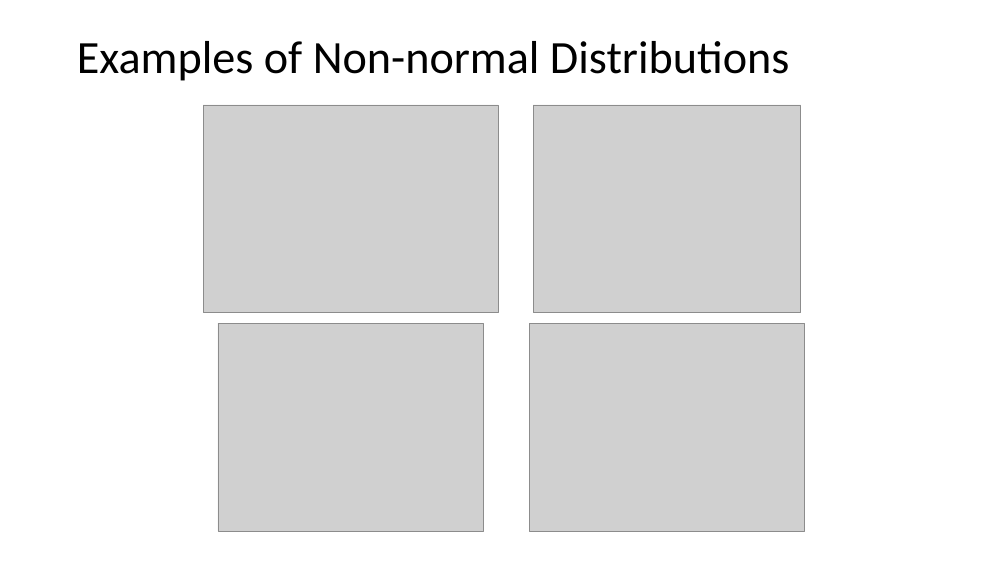
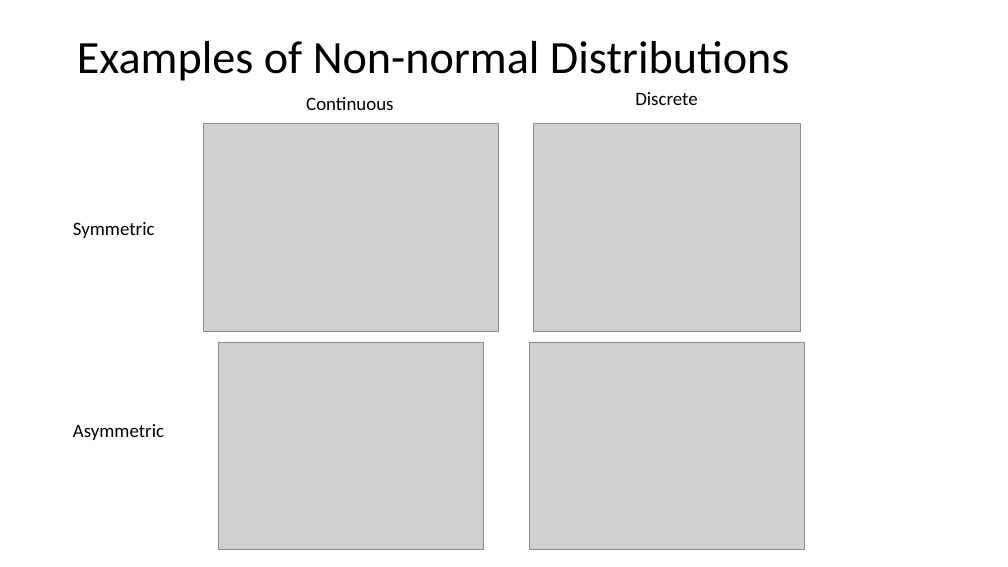
Before and after one commit to ELaBrecque-MMC/RegressionModelOverview, a slide deck: slide 9 of Notes/RegressionModelOverview.pptx. Drawn at 1008x567 pixels with LibreOffice and Linux fonts; fonts in the diff are those of the drawing; grey boxes stand for pictures. Boxes give left, top, right and bottom in pixels: in the first picture for what was removed or moved away, otherwise in the second. Text is boxed around its words. In the diff, an @@ line names an element or a change of style, - is before the commit and + after.

```diff
--- a/Notes/RegressionModelOverview.pptx
+++ b/Notes/RegressionModelOverview.pptx
@@ text added at <box>306,97,393,110</box>, 18 pt, text #000000 @@
+Continuous
@@ text added at <box>635,92,697,105</box>, 18 pt, text #000000 @@
+Discrete
@@ 4 pictures: place and size @@
-4 pictures at <box>203,105,805,531</box>
+4 pictures at <box>203,124,805,550</box>
@@ text added at <box>73,222,155,238</box>, 18 pt, text #000000 @@
+Symmetric
@@ text added at <box>73,424,164,440</box>, 18 pt, text #000000 @@
+Asymmetric
```
Also in this commit, not shown: 6 other slides changed, 1 other file.
